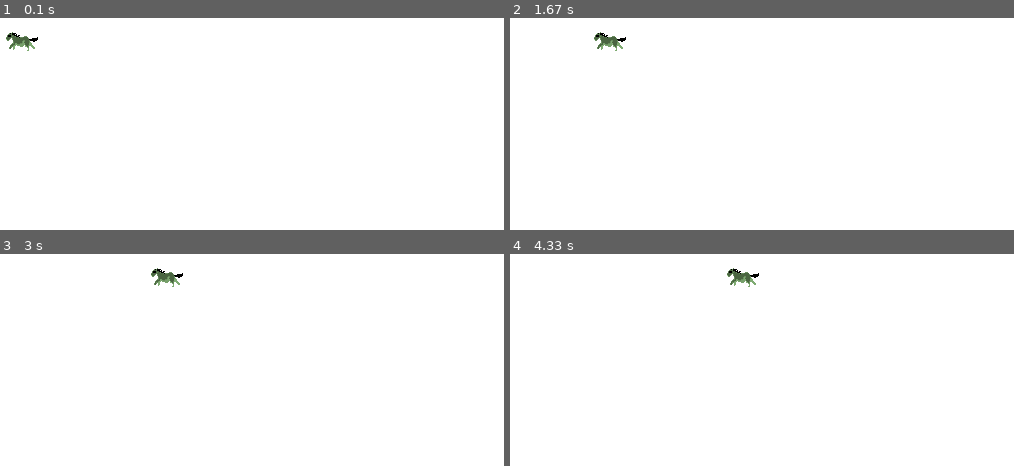
Above: before the commit, frames 1-4 (two rows, left to right).
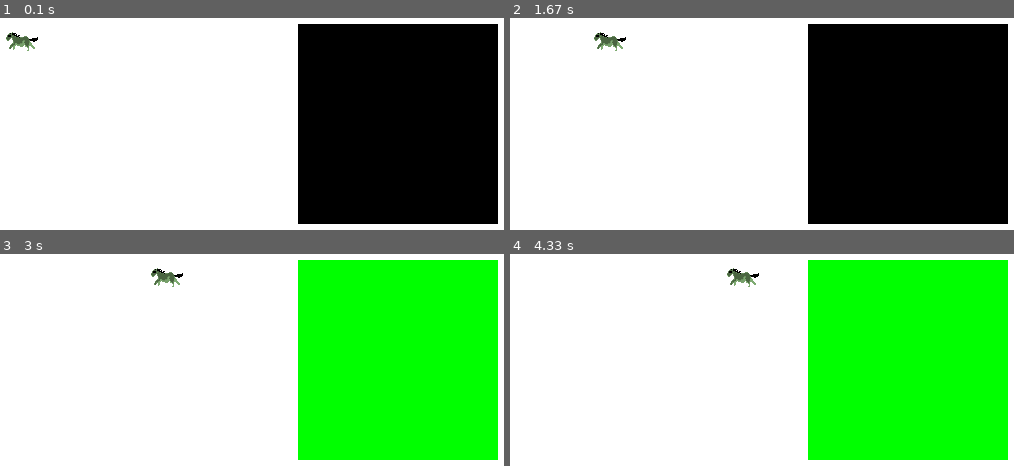
Above: after the commit, the same moments.

Repository: AdalHub/pygame_proj
Game: pygame game, started from main.py
Same seed, same stepped clock (60 frames per second), same inputs: the game is played once before the commit and once after it.
Inputs (mouse positions are in pixels of both pictures, inside the frame that each line leads up to):
- Up to frame 1 (0.1 s): no input
- Up to frame 2 (1.67 s): click (908, 124) at 0.38 s; click (outside the picture) at 0.72 s; click (923, 71) at 1.05 s; click (outside the picture) at 1.38 s
- Up to frame 3 (3 s): click (332, 315) at 1.72 s; click (outside the picture) at 2.05 s; click (398, 360) at 2.88 s
- Up to frame 4 (4.33 s): click (outside the picture) at 3.22 s; click (963, 417) at 4.05 s

The runs differ from the first frame. In frame 1, 37% of the frame differs, in the area x 59-99%, y 2-98%; in frame 2, 37%; in frame 3, 37%; in frame 4, 37%.

Commit message:
feat: hitbox added and collision object

Diff:
--- a/main.py
+++ b/main.py
@@ -4,9 +4,9 @@
 
 WINDOW= pygame.display.set_mode((640,640))
 
-first_item = pygame.image.load("evil_hd1.png").convert_alpha() # since we are using a transparent background, we use convert alpha to include alpha colors(aka include transparent)
-first_item = pygame.transform.scale(first_item, (first_item.height * 0.05, first_item.width * .05)) # We transform our first object's size
-first_items = pygame.Surface((64,64), pygame.SRCALPHA)
+horse = pygame.image.load("evil_hd1.png").convert_alpha() # since we are using a transparent background, we use convert alpha to include alpha colors(aka include transparent)
+horse = pygame.transform.scale(horse, (horse.height * 0.05, horse.width * .05)) # We transform our first object's size
+
 
 def main():
     running = True
@@ -16,10 +16,19 @@
     clock = pygame.time.Clock()
     while running:
         WINDOW.fill((255,255,255)) # we fill in our screen white
-        WINDOW.blit(first_item, (x,50)) # we add our first item to our screen
-        WINDOW.blit(first_items, (0, 50))
+        WINDOW.blit(horse, (x,50)) # we add our first item to our screen
+        # creating our horse hitbox
+        hitbox= pygame.Rect(x, 50, horse.get_width(), horse.get_height())
+        target = pygame.Rect(300, 50, 200, 200)
+        mpos= pygame.mouse.get_pos()
+        collision = hitbox.colliderect(target)
+        m_collision = target.collidepoint(mpos)
+        pygame.draw.rect(WINDOW, (255 * collision, 255 *m_collision, 0), target)
+
         x+=50 * delta_time
-        first_items.set_alpha(max(0, 255-x))
+        # changes the fade of an item based on its position
+        #first_item.set_alpha(max(0, 255-x))
+
         for event in pygame.event.get():
             if event.type == pygame.QUIT:
                 running = False
